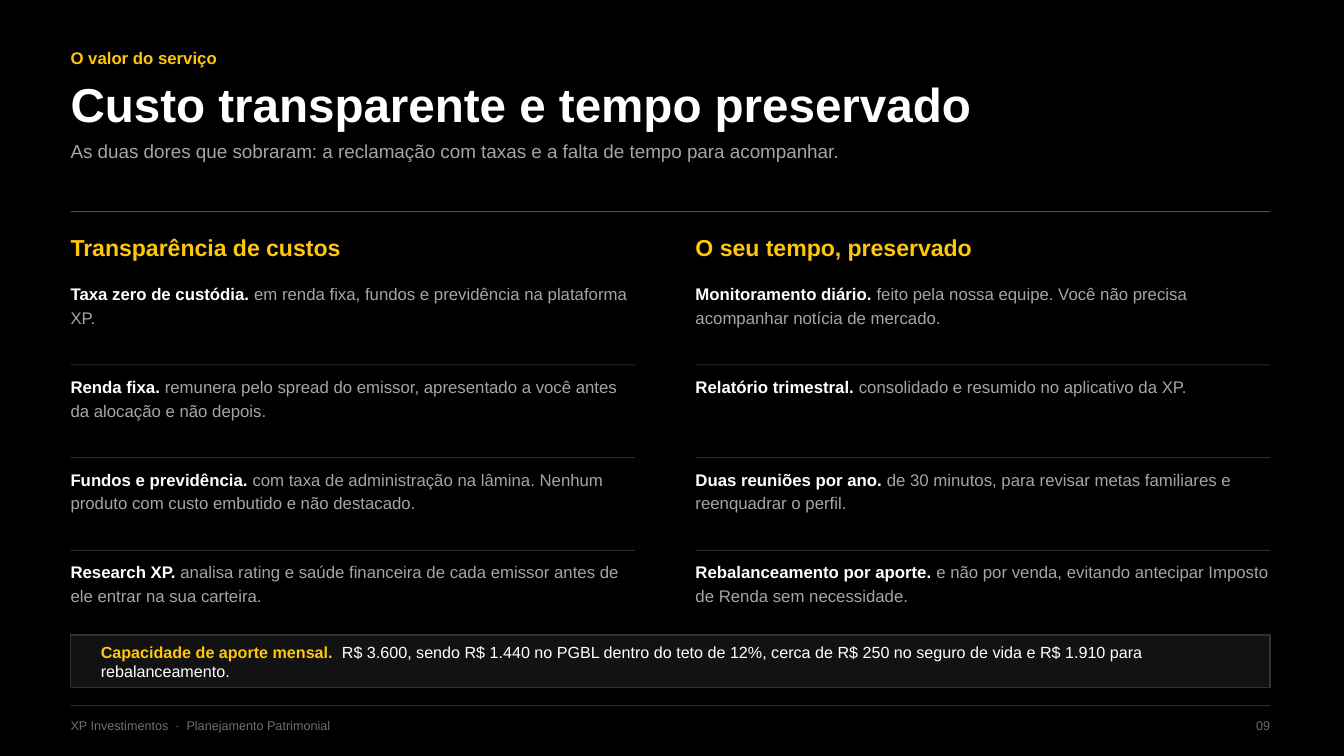
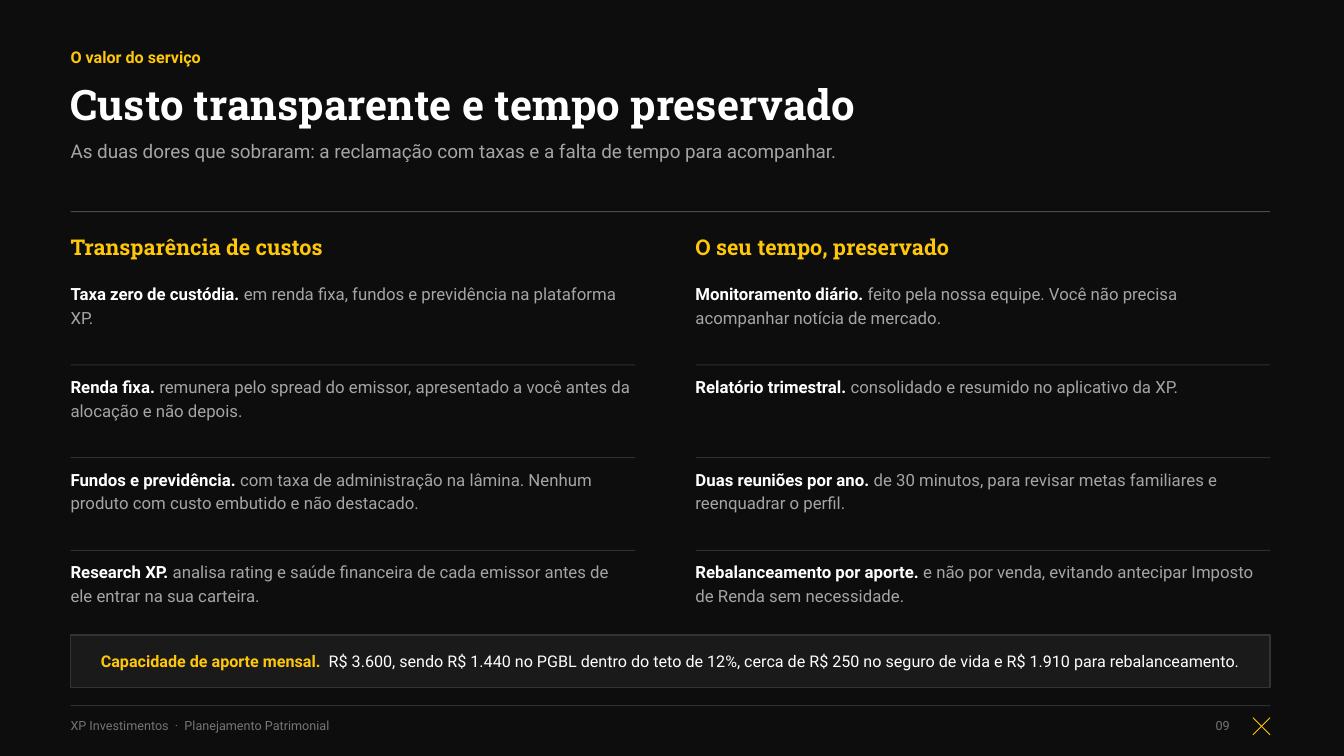
Before and after one commit to Christtiann/dab, a slide deck: slide 9 of deck/Case_XP_Planejamento_Financeiro.pptx. Drawn at 1344x756 pixels with LibreOffice and Linux fonts; fonts in the diff are those of the drawing. Boxes give left, top, right and bottom in pixels: in the first picture for what was removed or moved away, otherwise in the second. Text is boxed around its words. In the diff, an @@ line names an element or a change of style, - is before the commit and + after.

```diff
--- a/deck/Case_XP_Planejamento_Financeiro.pptx
+++ b/deck/Case_XP_Planejamento_Financeiro.pptx
@@ background #000000 to #0D0D0D @@
@@ text "O valor do serviço" at (71, 51, 201, 67): size 12 to 11.5 pt, font Arial to Roboto @@
@@ text "Custo transparente e tempo preservado" at (71, 88, 856, 129): size 34 to 30 pt, font Arial to Roboto Slab @@
@@ text "Transparência de custos" at (71, 238, 323, 260): size 16.5 to 15.5 pt, font Arial to Roboto Slab @@
@@ text "O seu tempo, preservado" at (695, 238, 949, 260): size 16.5 to 15.5 pt, font Arial to Roboto Slab @@
@@ rectangle at (71, 635, 1270, 688): fill #121212 to #1A1A1A @@
@@ font Arial to Roboto in 10 elements at (71, 143, 836, 162), (71, 287, 616, 324), (71, 380, 630, 421), (71, 473, 591, 513), (71, 565, 608, 602), (695, 287, 1177, 328), (695, 380, 1178, 397), (695, 473, 1217, 513), (695, 565, 1253, 602), (101, 653, 1239, 671) @@
@@ text "XP Investimentos · Planejamento Patrimonial" at (71, 721, 329, 733): font Arial to Roboto, text colour #6E6E6E to #757575 @@
@@ text "09" at (1216, 721, 1230, 730): font Arial to Roboto, text colour #6E6E6E to #757575 @@
@@ text "09": place and size @@
-text "09" at (1256, 721, 1270, 730)
+text "09" at (1216, 721, 1230, 730)
@@ line added from (1253, 718) to (1270, 735), #FFC709 0.75 pt @@
@@ line added from (1270, 718) to (1253, 735), #FFC709 0.75 pt @@
```
Also in this commit, not shown: 9 other slides changed, 4 other files.
